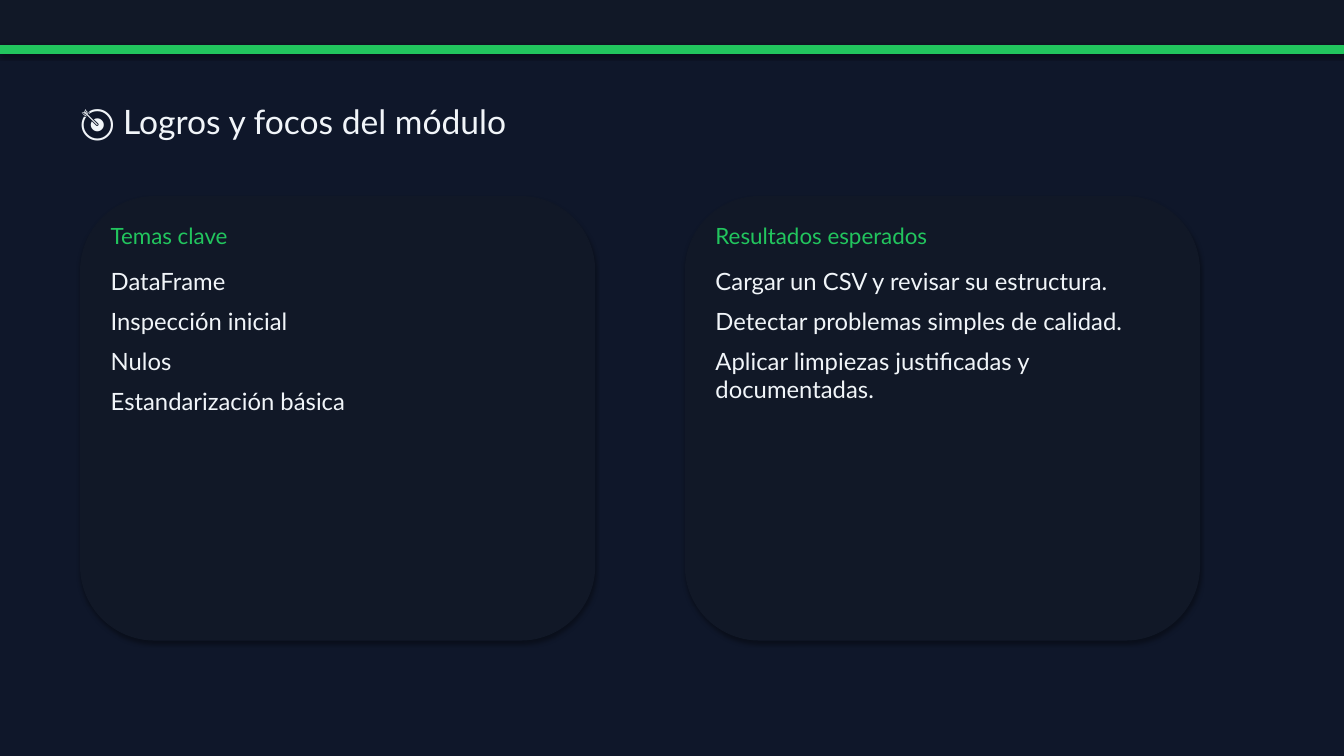
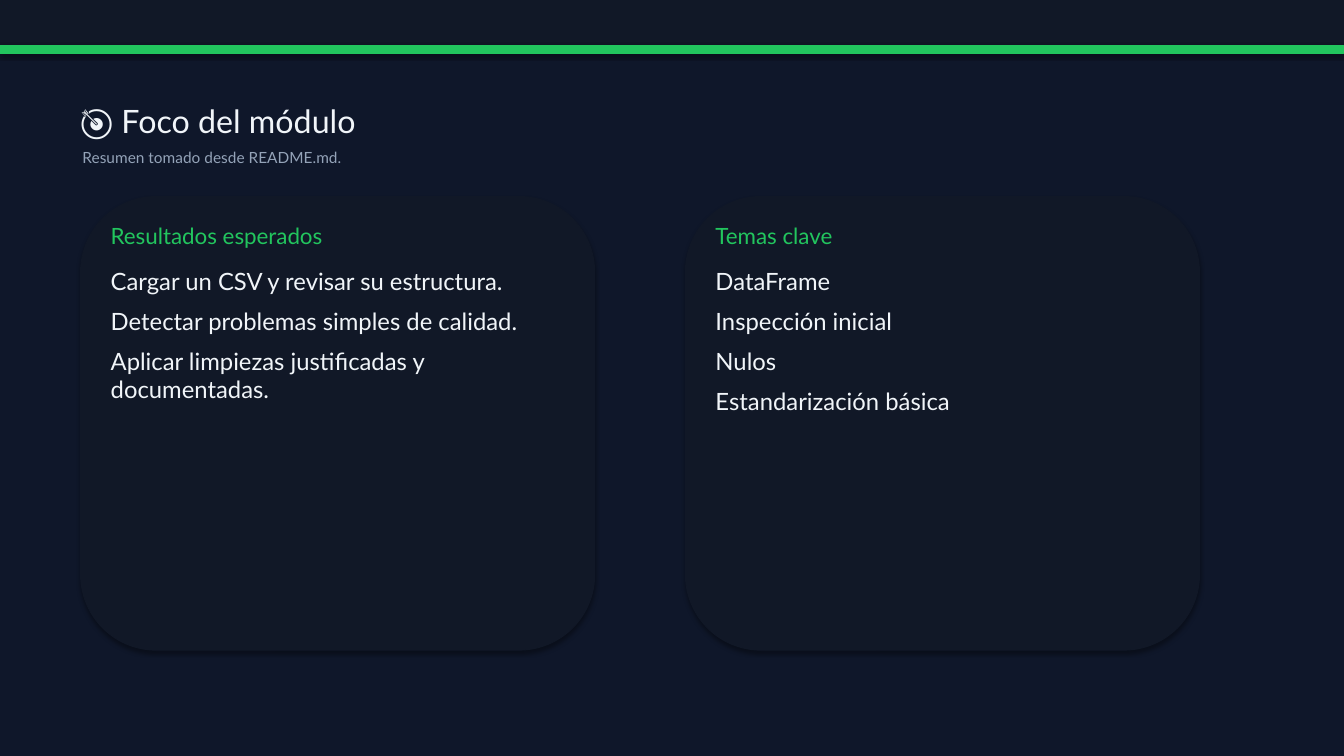
Before and after one commit to vladimiracunadev-create/python-data-science-bootcamp, a slide deck: slide 2 of docs/presentaciones/classes/clase-02-pandas-limpieza-datos-presentacion.pptx. Drawn at 1344x756 pixels with LibreOffice and Linux fonts; fonts in the diff are those of the drawing. Boxes give left, top, right and bottom in pixels: in the first picture for what was removed or moved away, otherwise in the second. Text is boxed around its words. In the diff, an @@ line names an element or a change of style, - is before the commit and + after.

```diff
--- a/docs/presentaciones/classes/clase-02-pandas-limpieza-datos-presentacion.pptx
+++ b/docs/presentaciones/classes/clase-02-pandas-limpieza-datos-presentacion.pptx
@@ text at [121,109,356,134]: text changed; size 24 to 23 pt @@
-🎯 Logros y focos del módulo
+🎯 Foco del módulo
@@ text added at [82,151,342,163], 11 pt, text #94A3B8 @@
+Resumen tomado desde README.md.
@@ rounded rectangle: place and size @@
-rounded rectangle at [81,197,595,640]
+rounded rectangle at [81,197,595,650]
@@ rounded rectangle: place and size @@
-rounded rectangle at [686,197,1200,640]
+rounded rectangle at [686,197,1200,650]
@@ text "Resultados esperados": place and size @@
-text "Resultados esperados" at [715,227,928,248]
+text "Resultados esperados" at [111,227,323,248]
@@ text "Temas clave": place and size @@
-text "Temas clave" at [111,227,228,244]
+text "Temas clave" at [715,227,833,244]
@@ text "Cargar un CSV y revisar ...": place and size @@
-text "Cargar un CSV y revisar ..." at [715,272,1122,398]
+text "Cargar un CSV y revisar ..." at [111,272,517,398]
@@ text "DataFrame": place and size @@
-text "DataFrame" at [111,273,344,410]
+text "DataFrame" at [715,273,949,410]
```
Also in this commit, not shown: 5 other slides changed, 2 slides added, 1 slide removed, 38 other files.
